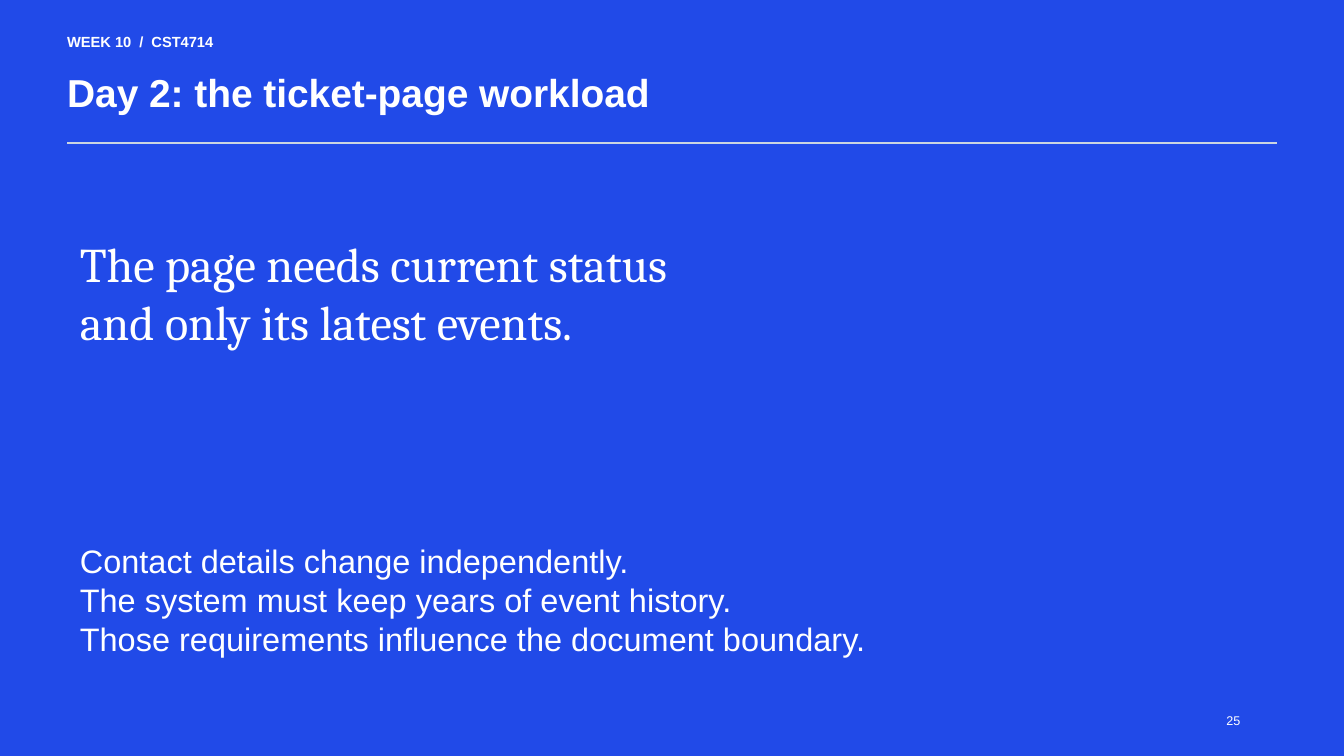
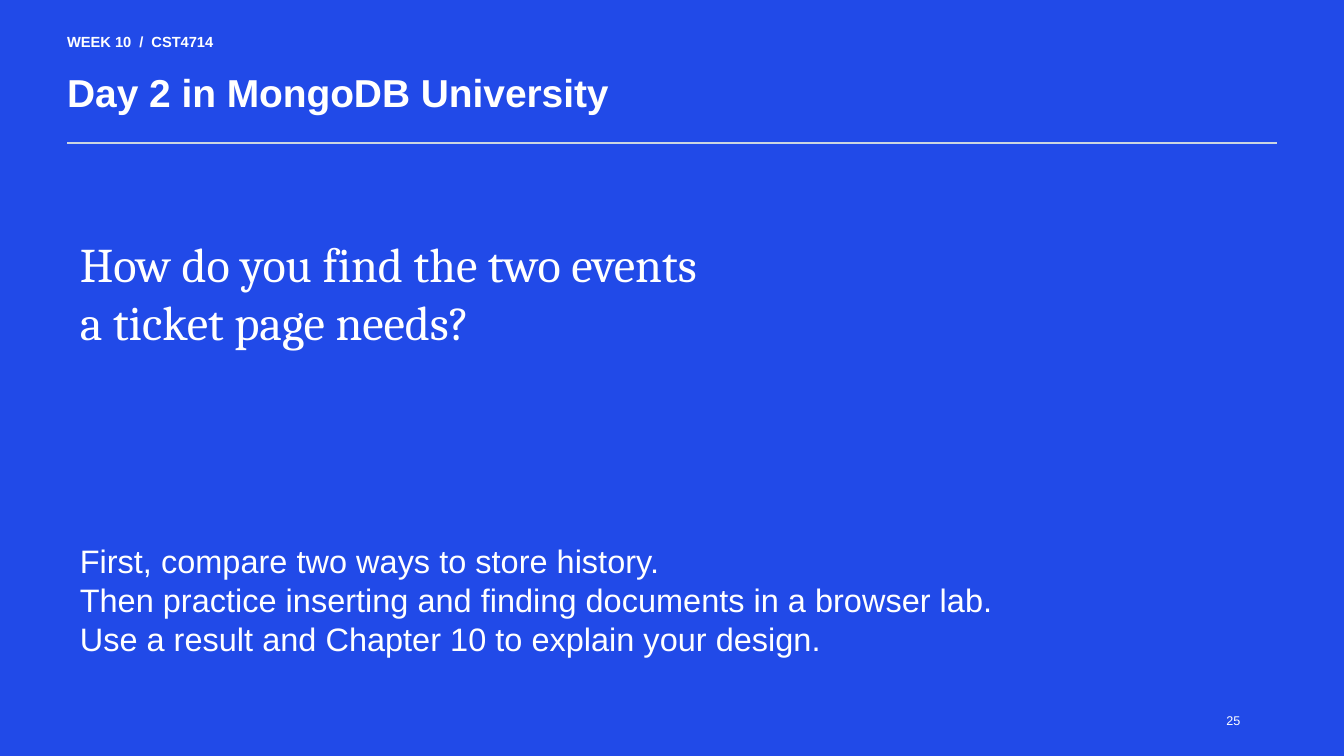
Before and after one commit to lolusername/CST4714_DB_admin, a slide deck: slide 25 of week_10/week_10_mql_document_modeling.pptx. Drawn at 1344x756 pixels with LibreOffice and Linux fonts; fonts in the diff are those of the drawing. Boxes give left, top, right and bottom in pixels: in the first picture for what was removed or moved away, otherwise in the second. Text is boxed around its words. In the diff, an @@ line names an element or a change of style, - is before the commit and + after.

```diff
--- a/week_10/week_10_mql_document_modeling.pptx
+++ b/week_10/week_10_mql_document_modeling.pptx
@@ text at (67, 78, 609, 114): text changed @@
-Day 2: the ticket-page workload
+Day 2 in MongoDB University
@@ text at (80, 247, 696, 351): text changed @@
-The page needs current status
-and only its latest events.
+How do you find the two events
+a ticket page needs?
@@ text at (80, 549, 992, 657): text changed @@
-Contact details change independently.
-The system must keep years of event history.
-Those requirements influence the document boundary.
+First, compare two ways to store history.
+Then practice inserting and finding documents in a browser lab.
+Use a result and Chapter 10 to explain your design.
```
Also in this commit, not shown: 7 other slides changed, 4 other files.
